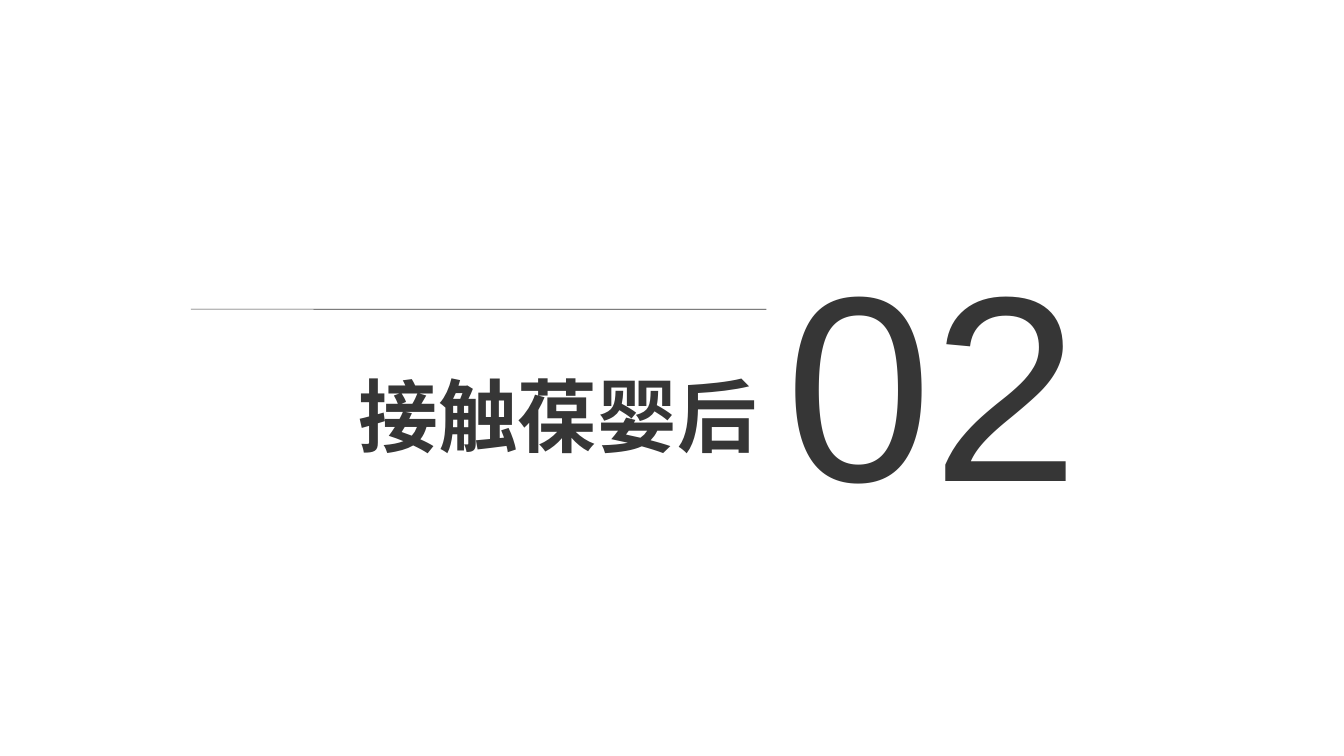
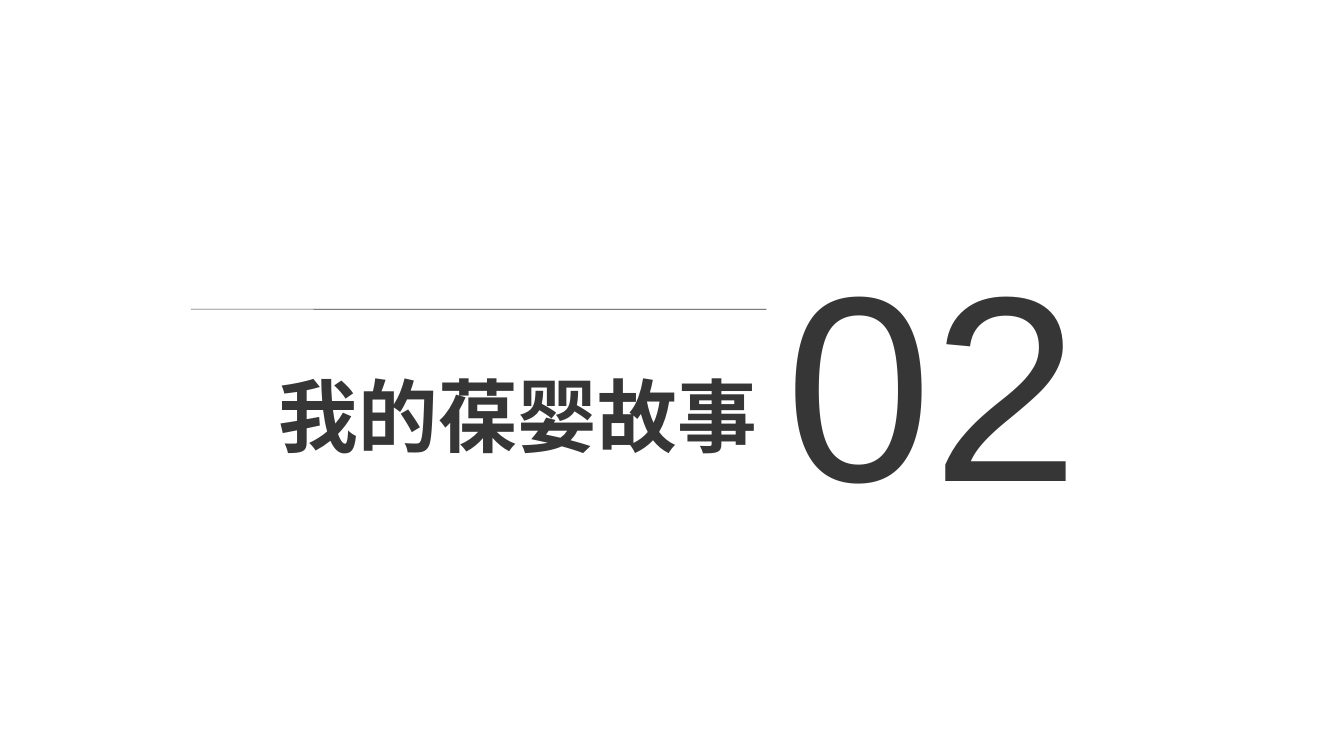
Before and after one commit to ForeverBadBoy/gradle-rabbitmq, a slide deck: slide 7 of src/main/resources/自我介绍.pptx. Drawn at 1344x756 pixels with LibreOffice and Linux fonts; fonts in the diff are those of the drawing. Boxes give left, top, right and bottom in pixels: in the first picture for what was removed or moved away, otherwise in the second. Text is boxed around its words. In the diff, an @@ line names an element or a change of style, - is before the commit and + after.

```diff
--- a/src/main/resources/自我介绍.pptx
+++ b/src/main/resources/自我介绍.pptx
@@ text at (279,378,757,454): text changed @@
-接触葆婴后
+我的葆婴故事
```
Also in this commit, not shown: 5 other slides changed, 2 slides added, 5 slides removed.
